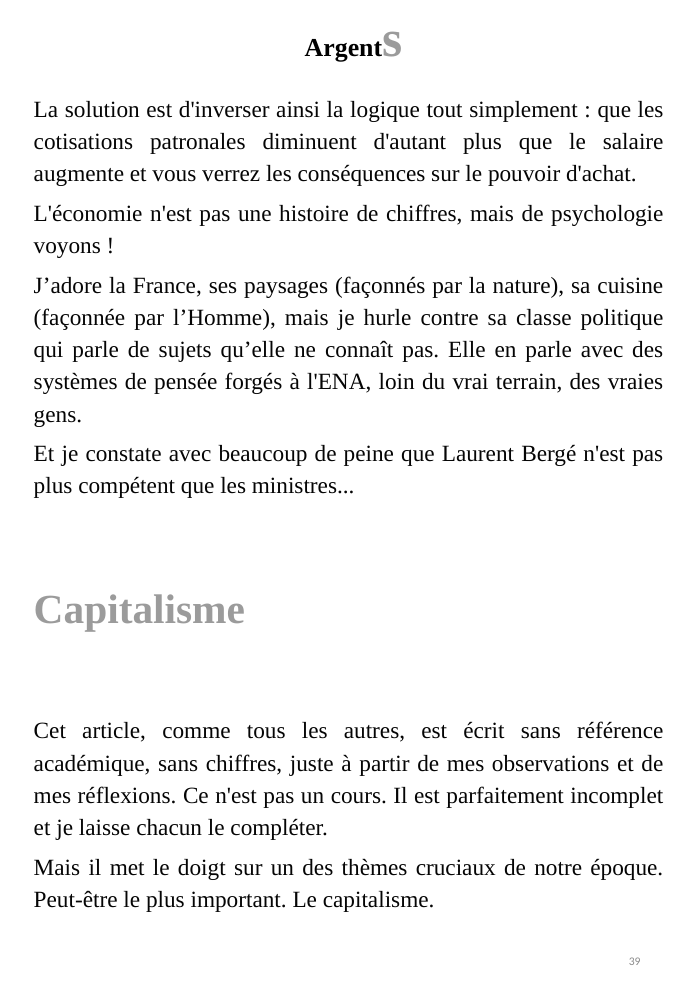
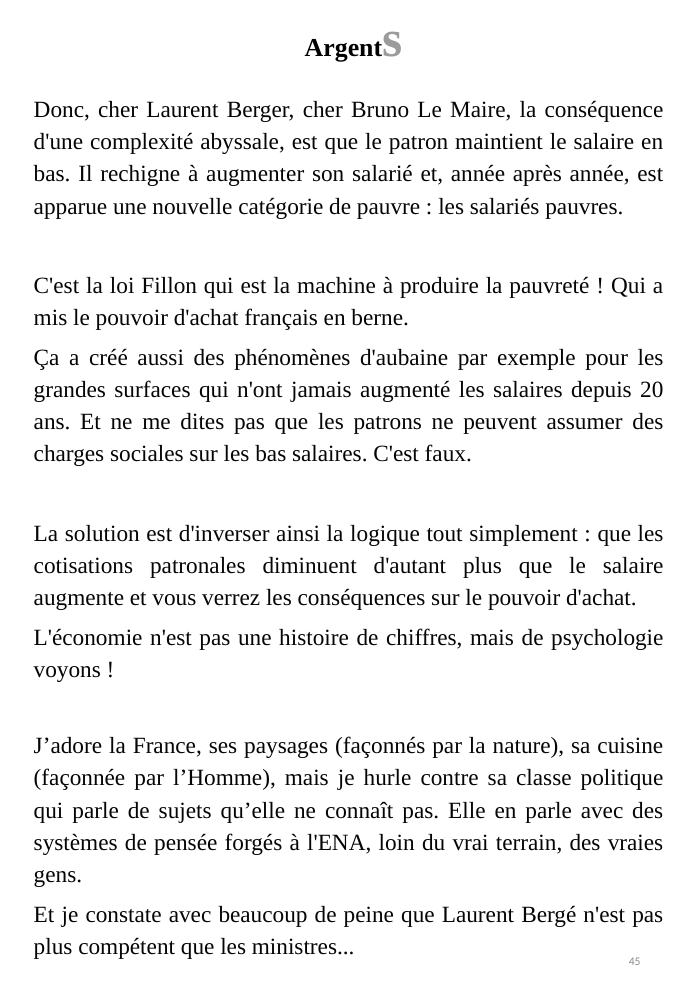
Before and after one commit to BenjaminLOUIS84/e_commerce, a slide deck: slide 45 of e_commerce/public/ppsx/tome3.ppsx (slide 39 before the commit). Drawn at 698x1008 pixels with LibreOffice and Linux fonts; fonts in the diff are those of the drawing. Boxes give left, top, right and bottom in pixels: in the first picture for what was removed or moved away, otherwise in the second. Text is boxed around its words. In the diff, an @@ line names an element or a change of style, - is before the commit and + after.

```diff
--- a/e_commerce/public/ppsx/tome3.ppsx
+++ b/e_commerce/public/ppsx/tome3.ppsx
@@ text at (x1=34, y1=100, x2=664, y2=466): paragraphs added @@
+Donc, cher Laurent Berger, cher Bruno Le Maire, la conséquence d'une complexité abyssale, est que le patron maintient le salaire en bas. Il rechigne à augmenter son salarié et, année après année, est apparue une nouvelle catégorie de pauvre : les salariés pauvres.
+C'est la loi Fillon qui est la machine à produire la pauvreté ! Qui a mis le pouvoir d'achat français en berne.
+Ça a créé aussi des phénomènes d'aubaine par exemple pour les grandes surfaces qui n'ont jamais augmenté les salaires depuis 20 ans. Et ne me dites pas que les patrons ne peuvent assumer des charges sociales sur les bas salaires. C'est faux.
@@ text at (x1=34, y1=594, x2=663, y2=912): paragraphs removed @@
-Capitalisme
-Cet article, comme tous les autres, est écrit sans référence académique, sans chiffres, juste à partir de mes observations et de mes réflexions. Ce n'est pas un cours. Il est parfaitement incomplet et je laisse chacun le compléter.
-Mais il met le doigt sur un des thèmes cruciaux de notre époque. Peut-être le plus important. Le capitalisme.
@@ page number at (x1=629, y1=957, x2=641, y2=965): text changed @@
-39
+45
```
Also in this commit, not shown: 35 other slides changed, 9 slides added.
